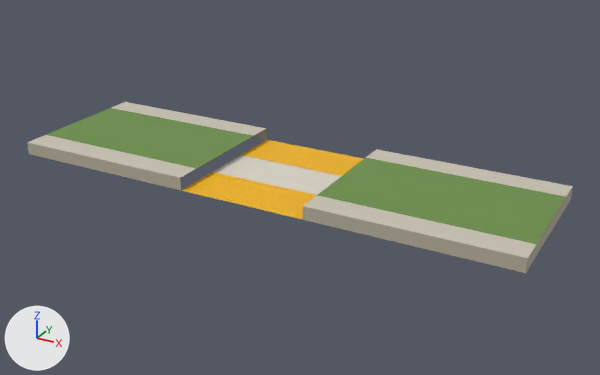
One commit to the glTF model docs/ar/ramp-422h.glb: the scene before it, then after it.
Before and after are seen from a 50 mm lens placed at (4.43, -6.72, 3.71), pointed at (0.22, 0.94, -0.12). The lights are fixed; the arrows at lower left show +X, +Y and +Z. The picture after the commit comes second. Vertices at exactly the same position are counted once.

Names of what the first picture shows: 'Seattle Type 422H: Island cut-through'.
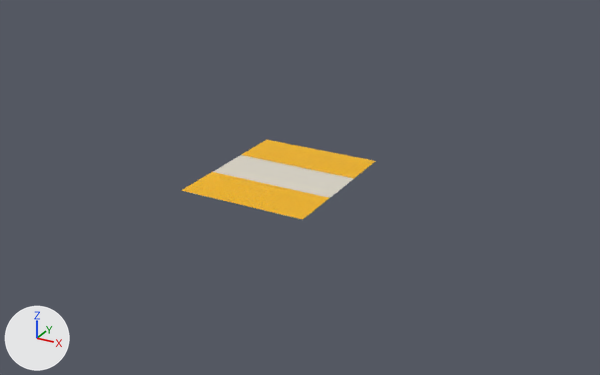
Diff of the bpy script that builds the scene:
```diff
--- a/docs/ar/ramp-422h.glb.py
+++ b/docs/ar/ramp-422h.glb.py
@@ me_ramp_422h @@
 # used by ob_seattle_type_422h__island_cut_through; location = (0.0, 0.0, 0.0)
-me_ramp_422h.from_pydata(...)  # 8608 vertices, 12134 faces; spans x -3.05..3.05, y 0.0..1.83, z 0.0..0.15
+me_ramp_422h.from_pydata(...)  # 8570 vertices, 12082 faces; spans x -0.76..0.76, y 0.0..1.83, z 0.0..0.01
+# me_ramp_422h part 1
+# 38 vertices are removed from x -3.05..3.05, y 0.0..1.83, z 0.0..0.15
+# 52 faces are deleted
 me_ramp_422h.materials.append(mat_ramp)
-me_ramp_422h.materials.append(mat_sidewalk)  # light grey #c9c2b3
-me_ramp_422h.materials.append(mat_curb)  # grey #b6af9c
 me_ramp_422h.materials.append(mat_warning)
-me_ramp_422h.materials.append(mat_grass)  # green #6f904d
```

Pixel boxes (x1, y1, x2, y2) of what changed, in the pictures (600 x 375 px):
'Seattle Type 422H: Island cut-through', reshaped (64% narrower, 53% shorter): before (27, 102, 573, 273); after (181, 140, 376, 220)
part 1 of me_ramp_422h, deleted: before (27, 102, 573, 273)
